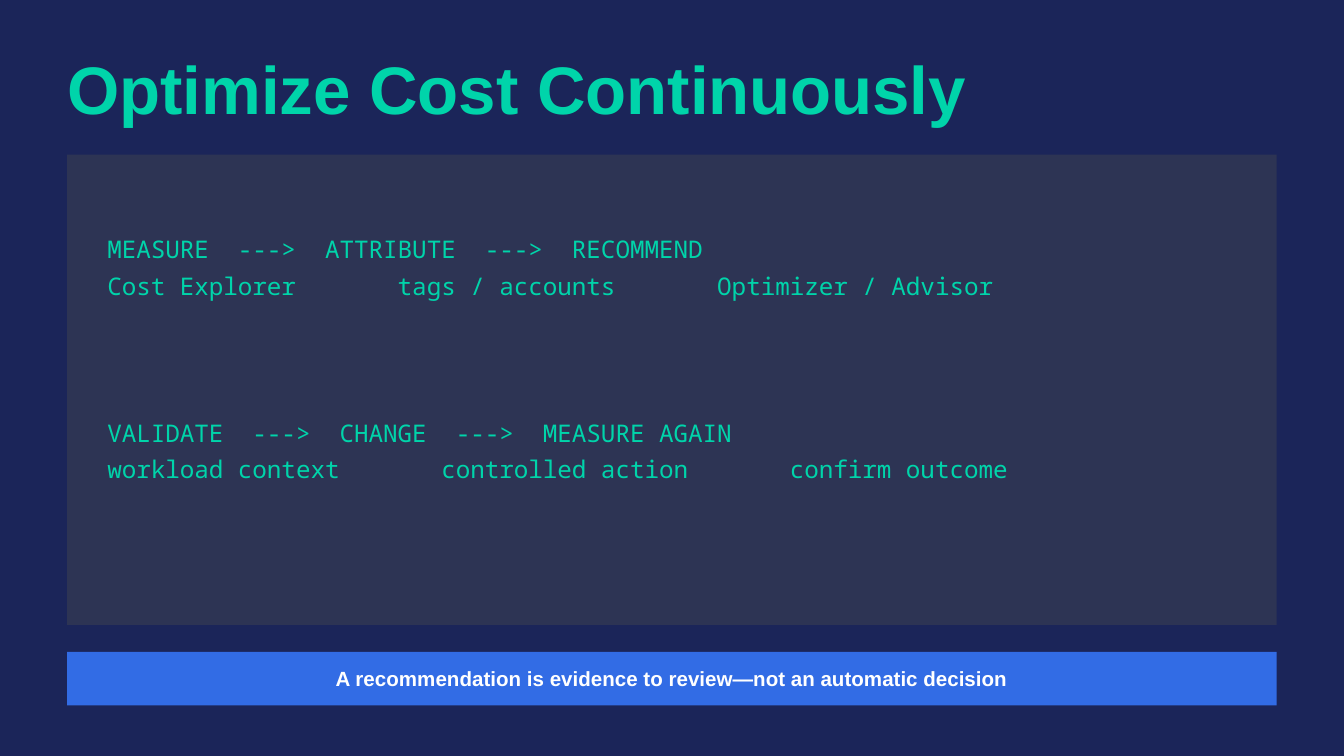
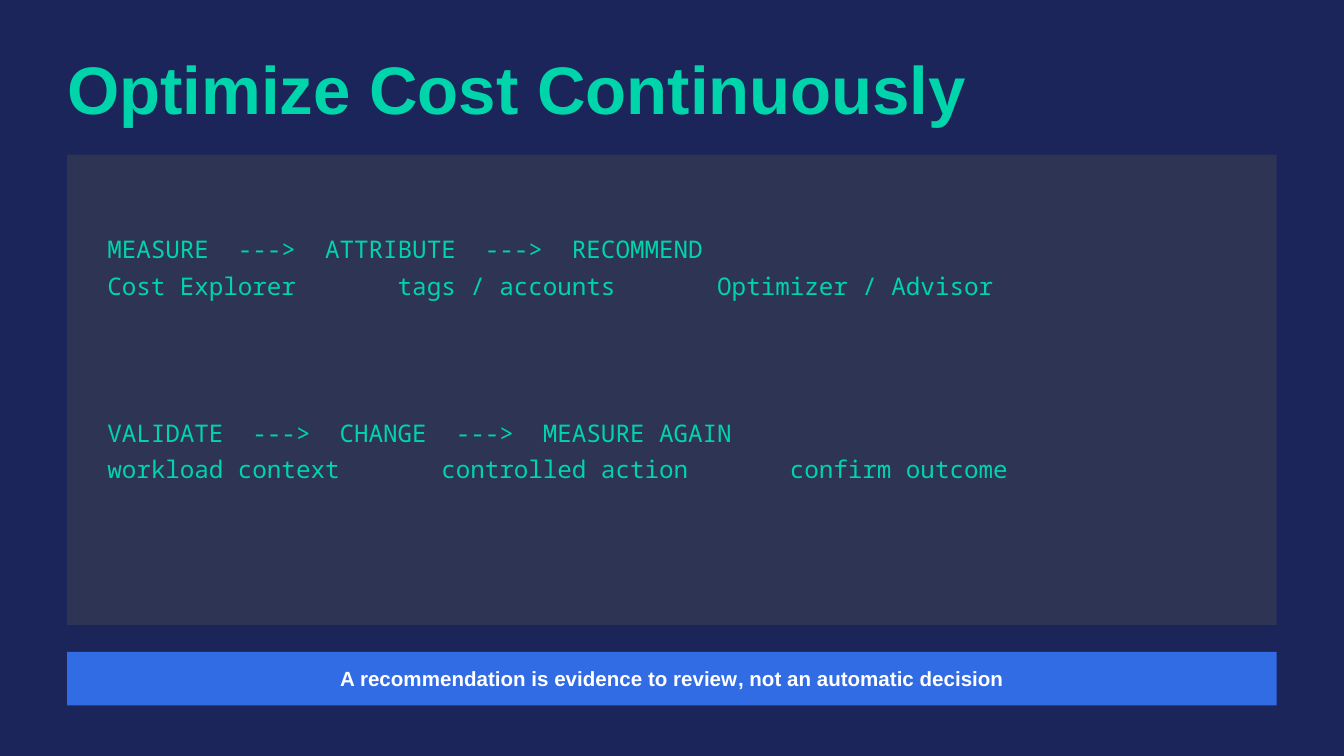
Before and after one commit to Saro-87/PPMCAD16B, a slide deck: slide 17 of 05-AWS-Arch/05-AWS-Architecture-Design-and-Implementation.pptx (slide 18 before the commit). Drawn at 1344x756 pixels with LibreOffice and Linux fonts; fonts in the diff are those of the drawing. Boxes give left, top, right and bottom in pixels: in the first picture for what was removed or moved away, otherwise in the second. Text is boxed around its words. In the diff, an @@ line names an element or a change of style, - is before the commit and + after.

```diff
--- a/05-AWS-Arch/05-AWS-Architecture-Design-and-Implementation.pptx
+++ b/05-AWS-Arch/05-AWS-Architecture-Design-and-Implementation.pptx
@@ text at (340, 671, 1003, 689): text changed @@
-A recommendation is evidence to review—not an automatic decision
+A recommendation is evidence to review, not an automatic decision
```
Also in this commit, not shown: 2 other slides changed, 1 slide removed, 4 other files.
